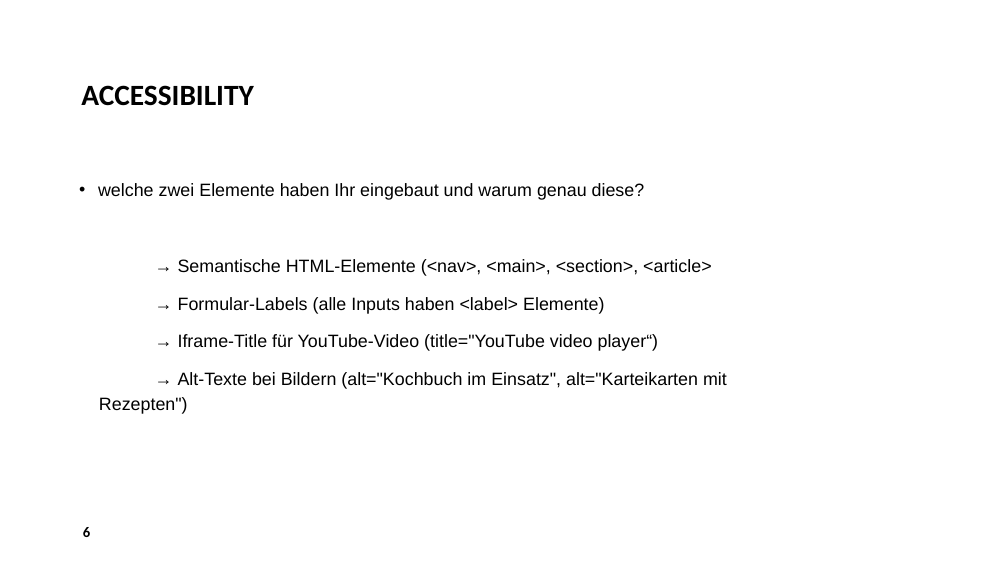
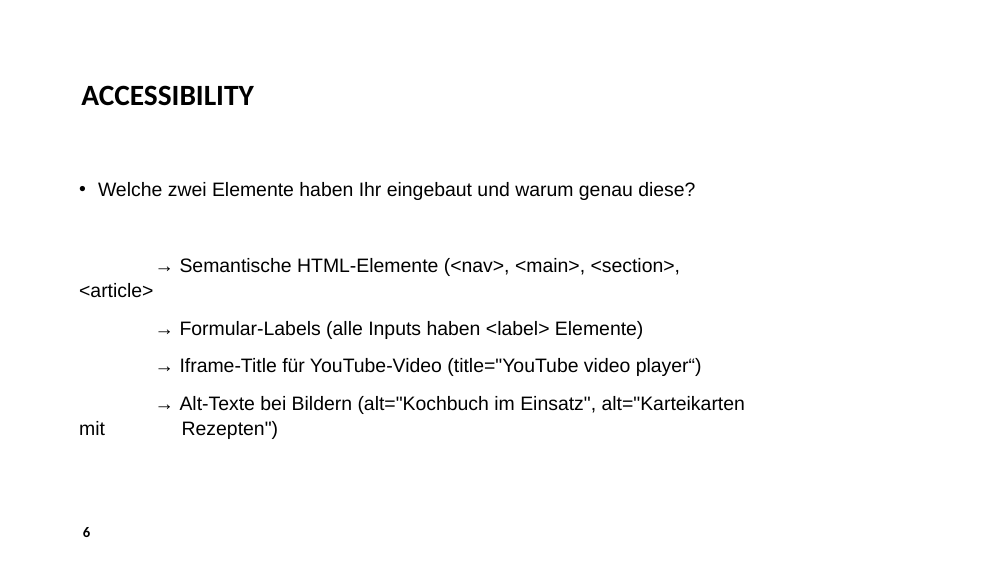
Before and after one commit to patricjenni/kochrezepte, a slide deck: slide 6 of docs/Präsentation_Kochrezepte.pptx. Drawn at 1008x567 pixels with LibreOffice and Linux fonts; fonts in the diff are those of the drawing; background and template pictures are left out. Boxes give left, top, right and bottom in pixels: in the first picture for what was removed or moved away, otherwise in the second. Text is boxed around its words. In the diff, an @@ line names an element or a change of style, - is before the commit and + after.

```diff
--- a/docs/Präsentation_Kochrezepte.pptx
+++ b/docs/Präsentation_Kochrezepte.pptx
@@ text at [98, 182, 695, 200]: text changed; size 17 to 18.5 pt @@
-• welche zwei Elemente haben Ihr eingebaut und warum genau diese?
+• Welche zwei Elemente haben Ihr eingebaut und warum genau diese?
@@ text at [79, 258, 745, 439]: size 17 to 18.5 pt in "→ Semantische HTML-Elemente (<nav>, <main>, <section>, <arti ...", "→ Formular-Labels (alle Inputs haben <label> Elemente)", "→ Iframe-Title für YouTube-Video (title="YouTube video playe ...", "→ Alt-Texte bei Bildern (alt="Kochbuch im Einsatz", ..." @@
```
Also in this commit, not shown: 5 other slides changed, 2 slides added, 1 slide removed.
